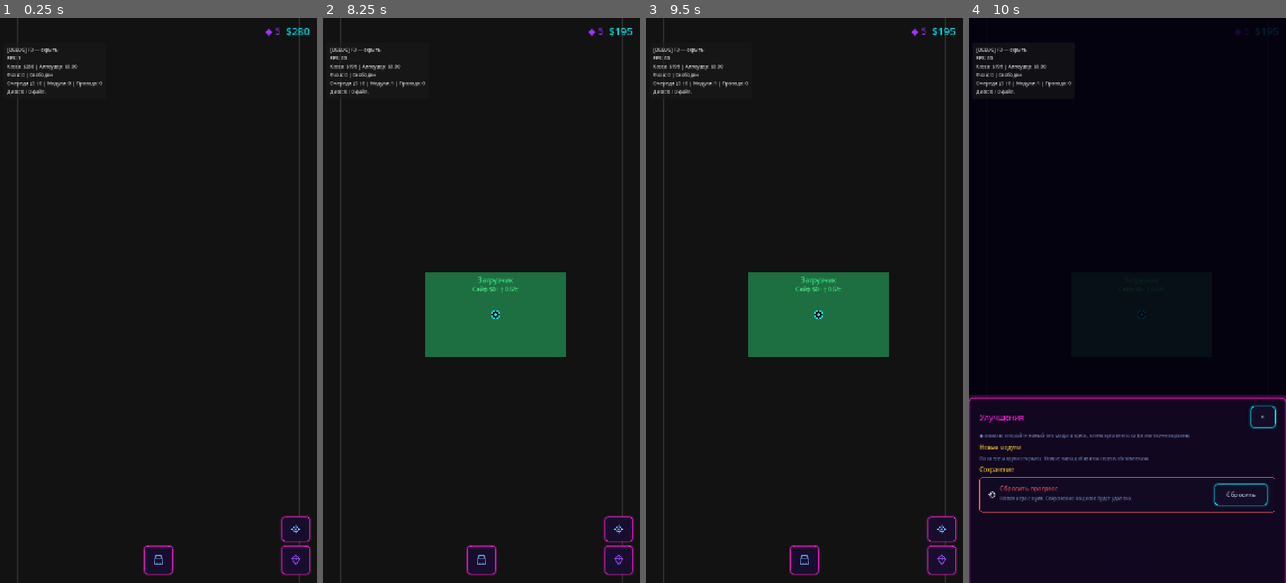
Above: before the commit, frames 1-4 (left to right).
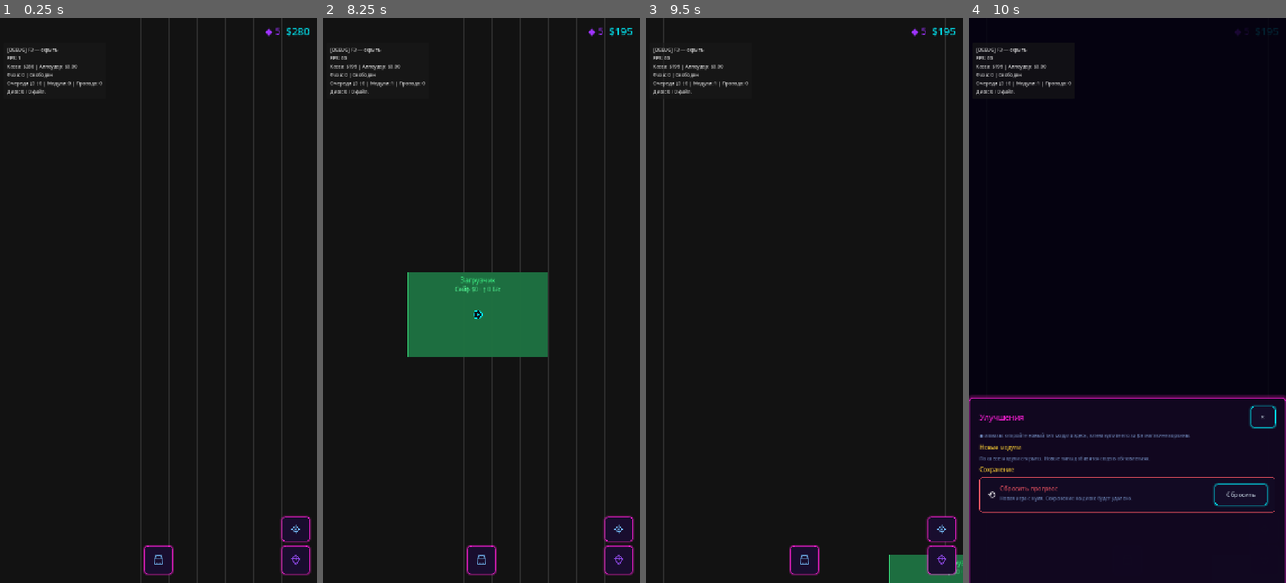
Above: after the commit, the same moments.

Repository: rkfsociety/UploadSimulator
Game: Godot game, scene res://scenes/main.tscn
Two runs of this game, one before a commit and one after it. Both use one fixed random seed, a clock stepped at 60 frames per second and the inputs below.
Inputs (mouse positions are in pixels of both pictures, inside the frame that each line leads up to):
- Up to frame 1 (0.25 s): no input
- Up to frame 2 (8.25 s): click (481, 560) at 0.5 s; click (617, 526) at 1.25 s; click (617, 560) at 2 s; click "×" at 2.75 s; click (481, 560) at 3.5 s; click "💰" at 4.25 s; click "💰" at 5 s; click "🌐" at 5.75 s; click "📄" at 6.5 s; click "⬆" at 7.25 s; click "Купить · $85" at 8 s
- Up to frame 3 (9.5 s): click (940, 526) at 8.75 s
- Up to frame 4 (10 s): click (1263, 560) at 9.5 s

The runs differ from the first frame. In frame 1, 3.4% of the frame differs, in the area x 5-95%, y 0-100%; in frame 2, 5.1%; in frame 3, 7.5%, in the area x 32-100%, y 45-100%; in frame 4, less than 0.1%.
Error after the commit: Parse Error: Identifier "_host" not declared in the current scope. (res://scripts/systems/field/field_map_block_menu.gd:71)

Commit message:
Исправить блокировку соединения проводов: явная позиция крестика продажи (точный hit-rect)

Diff:
--- a/scripts/systems/field/field_map_block_menu.gd
+++ b/scripts/systems/field/field_map_block_menu.gd
@@ -45,6 +45,7 @@
 	_sell_btn.disabled = not GameState.field.can_remove_block(uid)
 	var refund := GameState.field.get_block_sell_value(uid)
 	_sell_btn.tooltip_text = "Продать за $%d" % refund
+	_update_position()
 	show()
 	move_to_front()
 
@@ -57,8 +58,18 @@
 
 
 func refresh_position() -> void:
-	# Кнопка закреплена якорем у правого края — пересчёт не нужен.
-	pass
+	if is_open():
+		_update_position()
+
+
+## Крестик у правого края, по центру вертикали. Явный размер/позиция —
+## чтобы get_panel_global_rect() давал точную маленькую область (а не весь экран).
+func _update_position() -> void:
+	if _sell_btn == null:
+		return
+	var side := float(PlatformInfo.touch_target_px())
+	var vs := _host.size
+	_sell_btn.position = Vector2(vs.x - side - EDGE_MARGIN, (vs.y - side) * 0.5)
 
 
 func _build_ui() -> void:
@@ -67,6 +78,7 @@
 	_sell_btn.mouse_filter = Control.MOUSE_FILTER_STOP
 	var side := float(PlatformInfo.touch_target_px())
 	_sell_btn.custom_minimum_size = Vector2(side, side)
+	_sell_btn.size = Vector2(side, side)
 	_sell_btn.add_theme_stylebox_override(
 		"normal", MinimalUI.neon_box(MinimalUI.bg_panel, DANGER_COLOR, true, 6, 8)
 	)
@@ -78,10 +90,6 @@
 	)
 	_sell_btn.add_theme_color_override("font_color", DANGER_COLOR)
 	_sell_btn.add_theme_font_size_override("font_size", 24)
-	_sell_btn.set_anchors_preset(Control.PRESET_CENTER_RIGHT)
-	_sell_btn.grow_horizontal = Control.GROW_DIRECTION_BEGIN
-	_sell_btn.grow_vertical = Control.GROW_DIRECTION_BOTH
-	_sell_btn.position = Vector2(-side - EDGE_MARGIN, -side * 0.5)
 	_sell_btn.pressed.connect(_on_sell_pressed)
 	add_child(_sell_btn)
 
